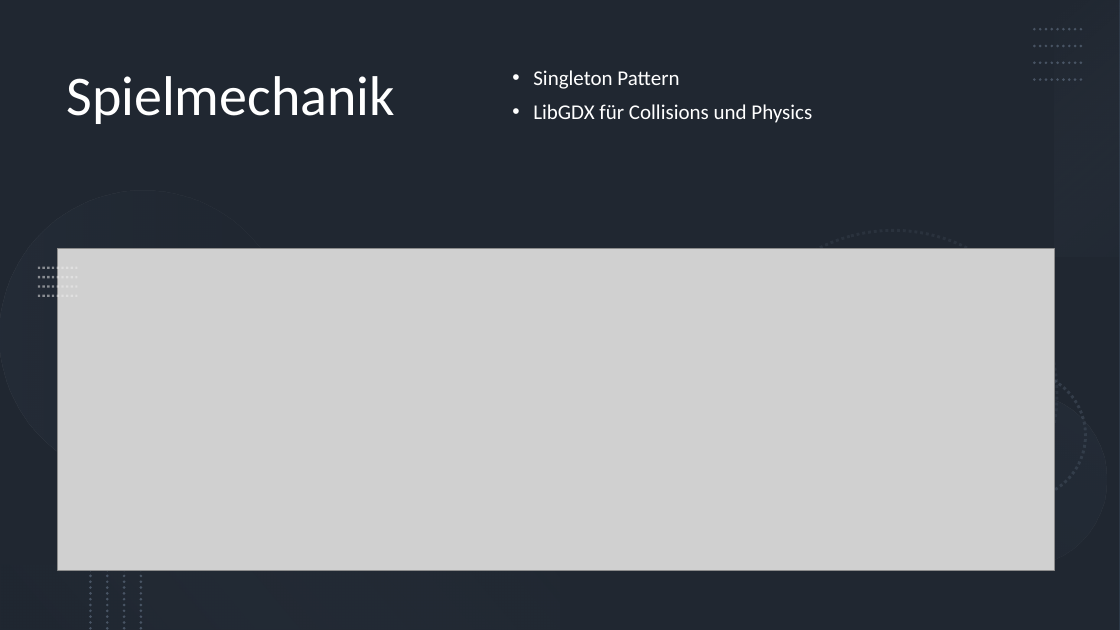
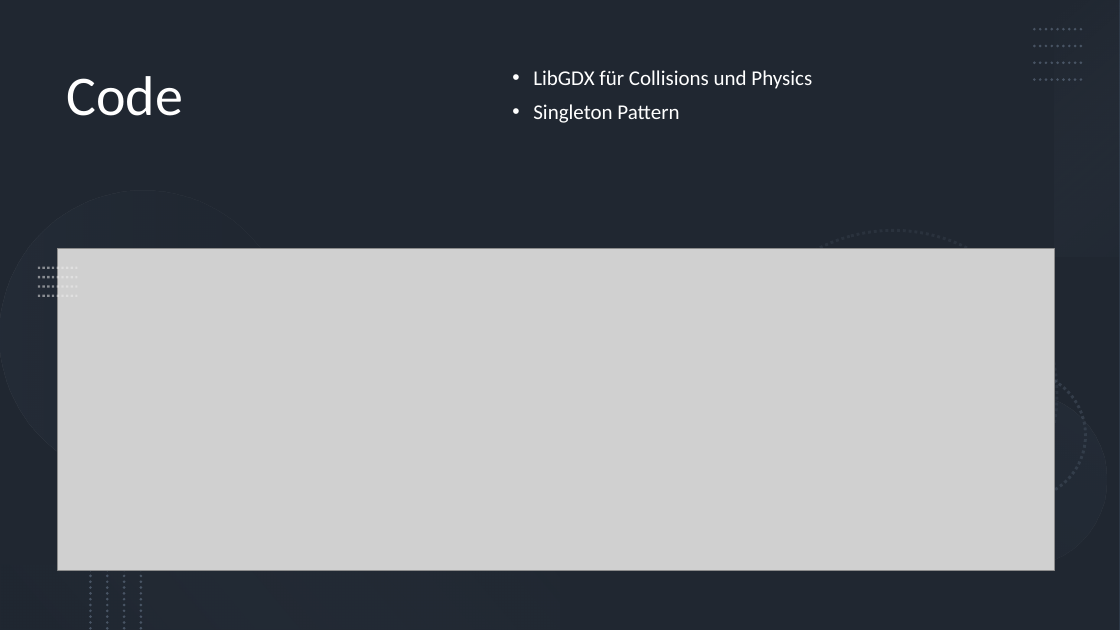
Before and after one commit to PK-Sterzing/bindingofnewton, a slide deck: slide 7 of docs/Final Binding of Newton.pptx. Drawn at 1120x630 pixels with LibreOffice and Linux fonts; fonts in the diff are those of the drawing; grey boxes stand for pictures. Boxes give left, top, right and bottom in pixels: in the first picture for what was removed or moved away, otherwise in the second. Text is boxed around its words. In the diff, an @@ line names an element or a change of style, - is before the commit and + after.

```diff
--- a/docs/Final Binding of Newton.pptx
+++ b/docs/Final Binding of Newton.pptx
@@ title at box(66, 76, 183, 116): text changed @@
-Spielmechanik
+Code
@@ text at box(533, 70, 812, 89): paragraph added @@
+• LibGDX für Collisions und Physics
@@ text at box(533, 104, 812, 123): paragraph removed @@
-• LibGDX für Collisions und Physics
```
Also in this commit, not shown: 4 other slides changed, 3 other files.
